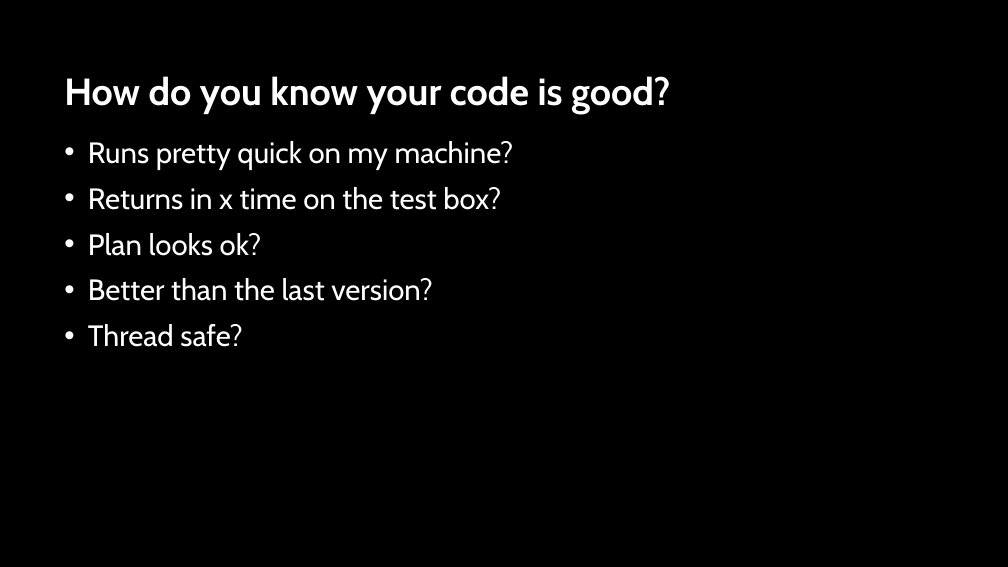
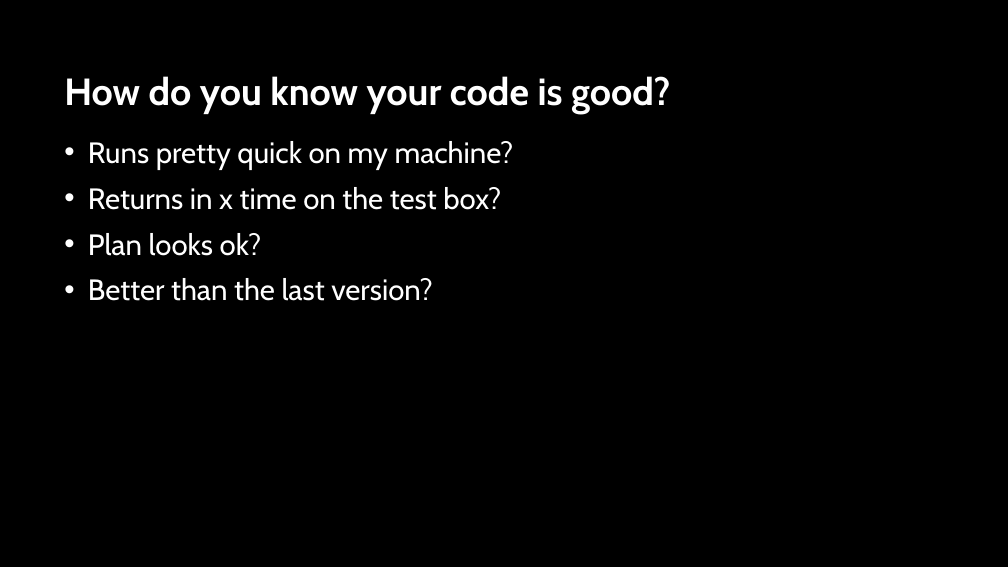
Before and after one commit to sabinio/SQLTraining, a slide deck: slide 5 of Slides/4. Performance.pptx. Drawn at 1008x567 pixels with LibreOffice and Linux fonts; fonts in the diff are those of the drawing; background and template pictures are left out. Boxes give left, top, right and bottom in pixels: in the first picture for what was removed or moved away, otherwise in the second. Text is boxed around its words. In the diff, an @@ line names an element or a change of style, - is before the commit and + after.

Commit message:
Slides update for today

```diff
--- a/Slides/4. Performance.pptx
+++ b/Slides/4. Performance.pptx
@@ text at bbox=[88, 324, 243, 347]: paragraph removed @@
-• Thread safe?
```
Also in this commit, not shown: 1 slide added.
